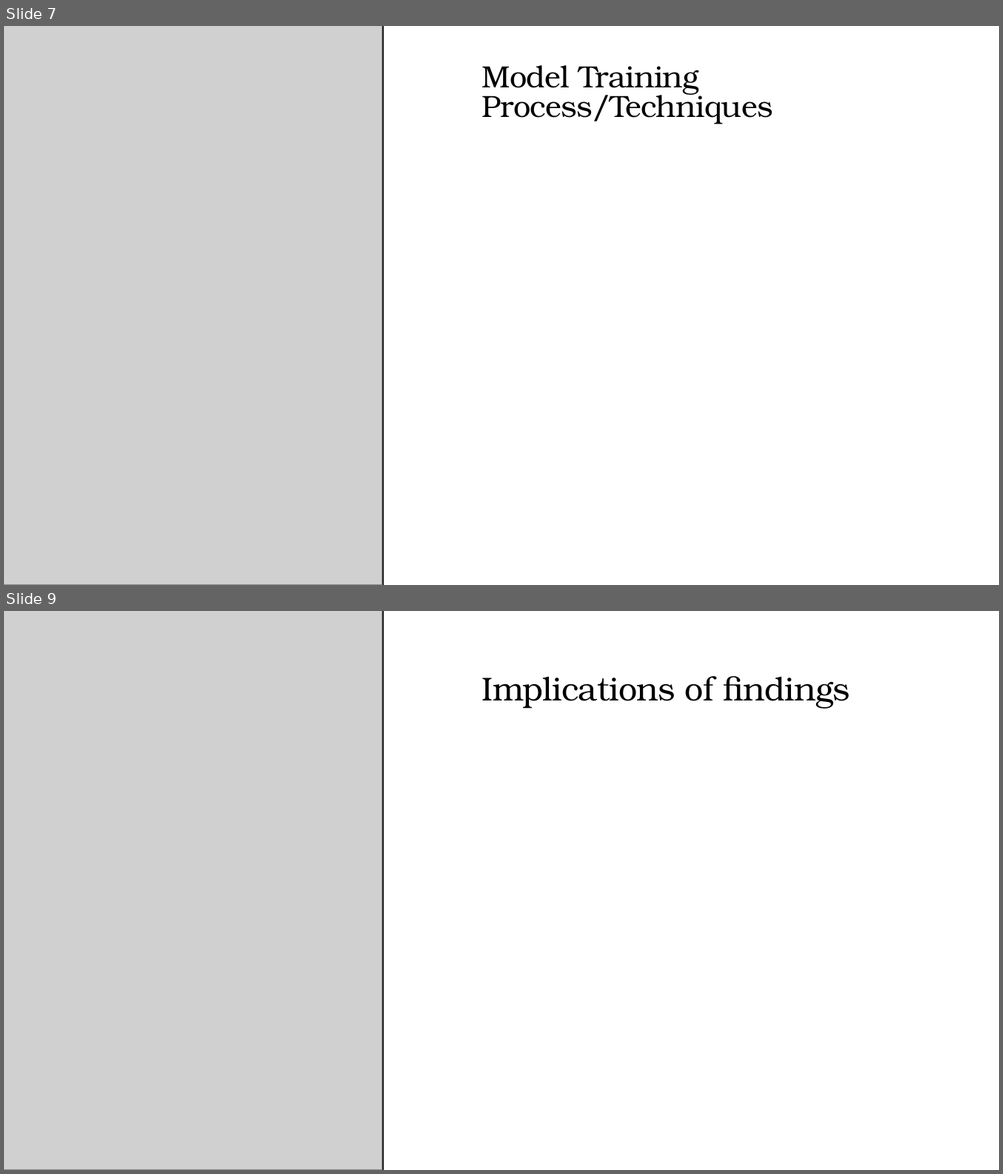
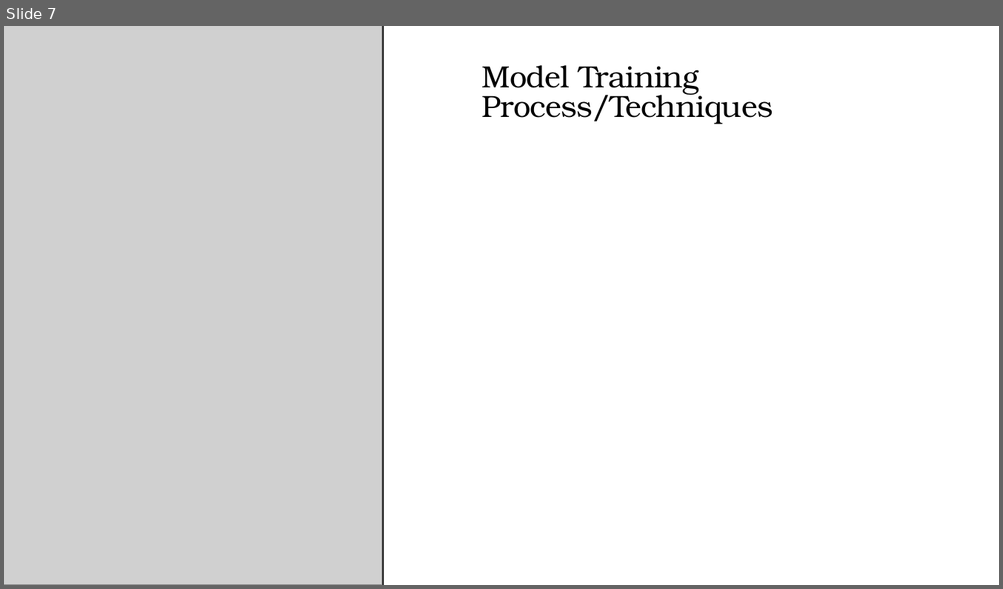
Before and after one commit to you915/Sentiment-Analysis-of-Twitter-Data-for-predicting-Apple-stock-price, a slide deck: Project 2 - Group 4.pptx. Shown one above the other, each under a label of ours: slides 7 and 9 before the commit, slide 7 after it; the slides between them are not shown. The pictures are 1003x1174 and 1003x589 pixels, drawn with LibreOffice and Linux fonts; fonts in the diff are those of the drawing; grey boxes stand for pictures. Boxes give left, top, right and bottom in pixels: in the first picture for what was removed or moved away, otherwise in the second. Text is boxed around its words. In the diff, an @@ line names an element or a change of style, - is before the commit and + after.

```diff
--- a/Project 2 - Group 4.pptx
+++ b/Project 2 - Group 4.pptx
@@ slide 9 removed at (4, 611, 999, 1170), background #FFFFFF; not listed: 1 template element that a slide beside it also shows @@
@@ picture removed at (4, 611, 382, 1170) @@
@@ text removed at (482, 676, 850, 709) @@
-Implications of findings
```
Also in this commit, not shown: 2 slides changed, 3 slides added, 1 other slide removed, 1 other file.
